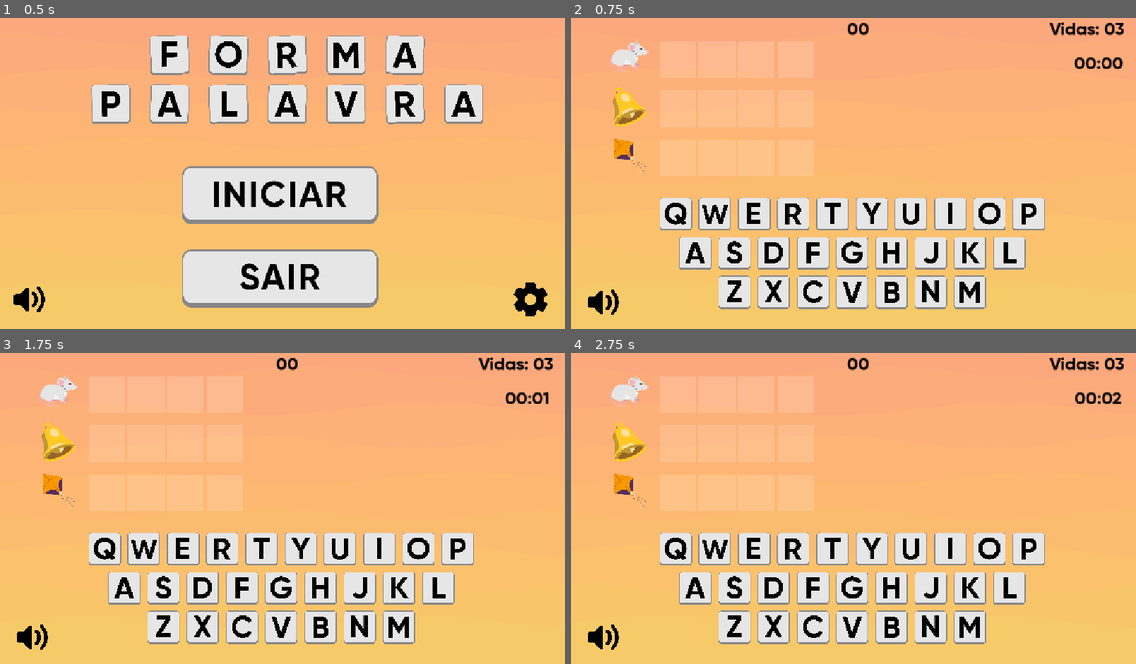
Above: before the commit, frames 1-4 (two rows, left to right).
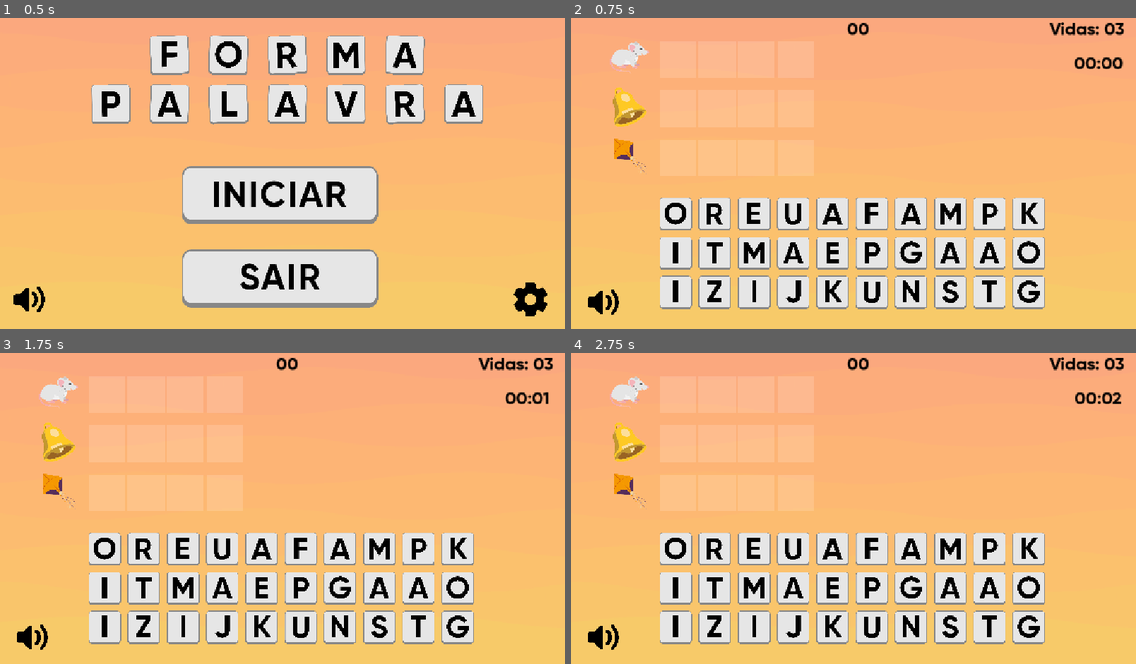
Above: after the commit, the same moments.

Repository: pinhorenan/letramania
Game: Godot game, scene res://scenes/menu.tscn
Same seed, same stepped clock (60 frames per second), same inputs: the game is played once before the commit and once after it.
Inputs (mouse positions are in pixels of both pictures, inside the frame that each line leads up to):
- Up to frame 1 (0.5 s): no input
- Up to frame 2 (0.75 s): click (847, 195) at 0.5 s
- Up to frame 3 (1.75 s): click (124, 589) at 1.27 s
- Up to frame 4 (2.75 s): click (893, 626) at 2.02 s

Frame 1 is identical in both runs. In frame 2, 11% of the frame differs, in the area x 15-84%, y 59-94%; in frame 3, 11%; in frame 4, 11%.

Commit message:
letras geradas aleatoriamente
Agora, ao invés de um teclado qwerty, as letras na tela são geradas aleatoriamente (com exceção das letras necessárias para completar as palavras) e embaralhadas

Diff:
--- a/project.godot
+++ b/project.godot
@@ -12,7 +12,7 @@
 
 config/name="Forma Palavra"
 run/main_scene="res://scenes/menu.tscn"
-config/features=PackedStringArray("4.4", "Mobile")
+config/features=PackedStringArray("4.3", "Mobile")
 config/icon="res://recursos/letras/p.png"
 
 [audio]
--- a/scenes/game.tscn
+++ b/scenes/game.tscn
@@ -1,16 +1,17 @@
-[gd_scene load_steps=36 format=3 uid="uid://khsg2ndeh4xi"]
+[gd_scene load_steps=37 format=3 uid="uid://khsg2ndeh4xi"]
 
 [ext_resource type="Texture2D" uid="uid://bm2k102hr7l15" path="res://recursos/background.png" id="1_itbuk"]
-[ext_resource type="Script" uid="uid://dbe0sxw4gurj2" path="res://scripts/game/ocupado.gd" id="2_0v8sj"]
-[ext_resource type="Script" uid="uid://dymwyinhnvnoy" path="res://scripts/game/area_colisao.gd" id="2_65ee8"]
-[ext_resource type="Script" uid="uid://dgqjnibp70508" path="res://scripts/game/botoesGame.gd" id="2_75y6d"]
-[ext_resource type="Script" uid="uid://bbs6c0p3xusfd" path="res://scripts/game/arrastar.gd" id="3_s6wji"]
+[ext_resource type="Script" path="res://scripts/game/ocupado.gd" id="2_0v8sj"]
+[ext_resource type="Script" path="res://scripts/game/area_colisao.gd" id="2_65ee8"]
+[ext_resource type="Script" path="res://scripts/game/botoesGame.gd" id="2_75y6d"]
+[ext_resource type="Script" path="res://scripts/game/arrastar.gd" id="3_s6wji"]
 [ext_resource type="Texture2D" uid="uid://c5qjutpc0vobl" path="res://recursos/letras/a.png" id="4_75olx"]
 [ext_resource type="Texture2D" uid="uid://dwksg8fcc1hcb" path="res://recursos/letras/b.png" id="6_f7p2w"]
-[ext_resource type="Script" uid="uid://d1i4rpl6mk0ig" path="res://scripts/game/gaps.gd" id="6_sg7ji"]
+[ext_resource type="Script" path="res://scripts/game/gaps.gd" id="6_sg7ji"]
 [ext_resource type="Texture2D" uid="uid://cu8wnnoduap2l" path="res://recursos/letras/c.png" id="7_uss7y"]
 [ext_resource type="Texture2D" uid="uid://b56n6qyo6l51j" path="res://recursos/letras/d.png" id="8_f36fc"]
 [ext_resource type="Texture2D" uid="uid://dxrnorqouoanp" path="res://recursos/letras/e.png" id="9_isedl"]
+[ext_resource type="Script" path="res://scenes/keyboard.gd" id="9_sll30"]
 [ext_resource type="Texture2D" uid="uid://c81ntatbx84im" path="res://recursos/letras/f.png" id="10_obdsf"]
 [ext_resource type="Texture2D" uid="uid://cnh4rfa0y7nep" path="res://recursos/letras/g.png" id="11_m2kqo"]
 [ext_resource type="Texture2D" uid="uid://dc1tx6niopean" path="res://recursos/letras/h.png" id="12_p8qqq"]
@@ -102,14 +103,15 @@
 anchor_bottom = 1.0
 grow_horizontal = 2
 grow_vertical = 0
+script = ExtResource("9_sll30")
 
 [node name="A" type="Button" parent="Control/Letras"]
 custom_minimum_size = Vector2(75, 75)
 layout_mode = 0
-offset_left = 215.0
-offset_top = 450.0
-offset_right = 290.0
-offset_bottom = 525.0
+offset_left = -1018.0
+offset_top = 315.0
+offset_right = -943.0
+offset_bottom = 390.0
 focus_mode = 0
 icon = ExtResource("4_75olx")
 flat = true
@@ -119,10 +121,10 @@
 [node name="B" type="Button" parent="Control/Letras"]
 custom_minimum_size = Vector2(75, 75)
 layout_mode = 0
-offset_left = 615.0
-offset_top = 530.0
-offset_right = 690.0
-offset_bottom = 605.0
+offset_left = -618.0
+offset_top = 395.0
+offset_right = -543.0
+offset_bottom = 470.0
 focus_mode = 0
 icon = ExtResource("6_f7p2w")
 flat = true
@@ -132,10 +134,10 @@
 [node name="C" type="Button" parent="Control/Letras"]
 custom_minimum_size = Vector2(75, 75)
 layout_mode = 0
-offset_left = 455.0
-offset_top = 530.0
-offset_right = 530.0
-offset_bottom = 605.0
+offset_left = -778.0
+offset_top = 395.0
+offset_right = -703.0
+offset_bottom = 470.0
 focus_mode = 0
 icon = ExtResource("7_uss7y")
 flat = true
@@ -145,10 +147,10 @@
 [node name="D" type="Button" parent="Control/Letras"]
 custom_minimum_size = Vector2(75, 75)
 layout_mode = 0
-offset_left = 375.0
-offset_top = 450.0
-offset_right = 450.0
-offset_bottom = 525.0
+offset_left = -858.0
+offset_top = 315.0
+offset_right = -783.0
+offset_bottom = 390.0
 focus_mode = 0
 icon = ExtResource("8_f36fc")
 flat = true
@@ -158,10 +160,10 @@
 [node name="E" type="Button" parent="Control/Letras"]
 custom_minimum_size = Vector2(75, 75)
 layout_mode = 0
-offset_left = 335.0
-offset_top = 370.0
-offset_right = 410.0
-offset_bottom = 445.0
+offset_left = -898.0
+offset_top = 235.0
+offset_right = -823.0
+offset_bottom = 310.0
 focus_mode = 0
 icon = ExtResource("9_isedl")
 flat = true
@@ -171,10 +173,10 @@
 [node name="F" type="Button" parent="Control/Letras"]
 custom_minimum_size = Vector2(75, 75)
 layout_mode = 0
-offset_left = 455.0
-offset_top = 450.0
-offset_right = 530.0
-offset_bottom = 525.0
+offset_left = -778.0
+offset_top = 315.0
+offset_right = -703.0
+offset_bottom = 390.0
 focus_mode = 0
 icon = ExtResource("10_obdsf")
 flat = true
@@ -184,10 +186,10 @@
 [node name="G" type="Button" parent="Control/Letras"]
 custom_minimum_size = Vector2(75, 75)
 layout_mode = 0
-offset_left = 535.0
-offset_top = 450.0
-offset_right = 610.0
-offset_bottom = 525.0
+offset_left = -698.0
+offset_top = 315.0
+offset_right = -623.0
+offset_bottom = 390.0
 focus_mode = 0
 icon = ExtResource("11_m2kqo")
 flat = true
@@ -197,10 +199,10 @@
 [node name="H" type="Button" parent="Control/Letras"]
 custom_minimum_size = Vector2(75, 75)
 layout_mode = 0
-offset_left = 615.0
-offset_top = 450.0
-offset_right = 690.0
-offset_bottom = 525.0
+offset_left = -618.0
+offset_top = 315.0
+offset_right = -543.0
+offset_bottom = 390.0
 focus_mode = 0
 icon = ExtResource("12_p8qqq")
 flat = true
@@ -210,10 +212,10 @@
 [node name="I" type="Button" parent="Control/Letras"]
 custom_minimum_size = Vector2(75, 75)
 layout_mode = 0
-offset_left = 735.0
-offset_top = 370.0
-offset_right = 810.0
-offset_bottom = 445.0
+offset_left = -498.0
+offset_top = 235.0
+offset_right = -423.0
+offset_bottom = 310.0
 focus_mode = 0
 icon = ExtResource("13_62enl")
 flat = true
@@ -223,10 +225,10 @@
 [node name="J" type="Button" parent="Control/Letras"]
 custom_minimum_size = Vector2(75, 75)
 layout_mode = 0
-offset_left = 695.0
-offset_top = 450.0
-offset_right = 770.0
-offset_bottom = 525.0
+offset_left = -538.0
+offset_top = 315.0
+offset_right = -463.0
+offset_bottom = 390.0
 focus_mode = 0
 icon = ExtResource("14_ferq6")
 flat = true
@@ -236,10 +238,10 @@
 [node name="L" type="Button" parent="Control/Letras"]
 custom_minimum_size = Vector2(75, 75)
 layout_mode = 0
-offset_left = 855.0
-offset_top = 450.0
-offset_right = 930.0
-offset_bottom = 525.0
+offset_left = -378.0
+offset_top = 315.0
+offset_right = -303.0
+offset_bottom = 390.0
 focus_mode = 0
 icon = ExtResource("15_e86ls")
 flat = true
@@ -249,10 +251,10 @@
 [node name="M" type="Button" parent="Control/Letras"]
 custom_minimum_size = Vector2(75, 75)
 layout_mode = 0
-offset_left = 775.0
-offset_top = 530.0
-offset_right = 850.0
-offset_bottom = 605.0
+offset_left = -458.0
+offset_top = 395.0
+offset_right = -383.0
+offset_bottom = 470.0
 focus_mode = 0
 icon = ExtResource("16_vnwhf")
 flat = true
@@ -262,10 +264,10 @@
 [node name="N" type="Button" parent="Control/Letras"]
 custom_minimum_size = Vector2(75, 75)
 layout_mode = 0
-offset_left = 695.0
-offset_top = 530.0
-offset_right = 770.0
-offset_bottom = 605.0
+offset_left = -538.0
+offset_top = 395.0
+offset_right = -463.0
+offset_bottom = 470.0
 focus_mode = 0
 icon = ExtResource("17_i0iox")
 flat = true
@@ -275,10 +277,10 @@
 [node name="O" type="Button" parent="Control/Letras"]
 custom_minimum_size = Vector2(75, 75)
 layout_mode = 0
-offset_left = 815.0
-offset_top = 370.0
-offset_right = 890.0
-offset_bottom = 445.0
+offset_left = -418.0
+offset_top = 235.0
+offset_right = -343.0
+offset_bottom = 310.0
 focus_mode = 0
 icon = ExtResource("18_qv8pp")
 flat = true
@@ -288,10 +290,10 @@
 [node name="P" type="Button" parent="Control/Letras"]
 custom_minimum_size = Vector2(75, 75)
 layout_mode = 0
-offset_left = 895.0
-offset_top = 370.0
-offset_right = 970.0
-offset_bottom = 445.0
+offset_left = -338.0
+offset_top = 235.0
+offset_right = -263.0
+offset_bottom = 310.0
 focus_mode = 0
 icon = ExtResource("19_yhylh")
 flat = true
@@ -301,10 +303,10 @@
 [node name="Q" type="Button" parent="Control/Letras"]
 custom_minimum_size = Vector2(75, 75)
 layout_mode = 0
-offset_left = 175.0
-offset_top = 370.0
-offset_right = 250.0
-offset_bottom = 445.0
+offset_left = -1058.0
+offset_top = 235.0
+offset_right = -983.0
+offset_bottom = 310.0
 focus_mode = 0
 icon = ExtResource("20_nru7l")
 flat = true
@@ -314,10 +316,10 @@
 [node name="R" type="Button" parent="Control/Letras"]
 custom_minimum_size = Vector2(75, 75)
 layout_mode = 0
-offset_left = 415.0
-offset_top = 370.0
-offset_right = 490.0
-offset_bottom = 445.0
+offset_left = -818.0
+offset_top = 235.0
+offset_right = -743.0
+offset_bottom = 310.0
 focus_mode = 0
 icon = ExtResource("21_8cf0q")
 flat = true
@@ -327,10 +329,10 @@
 [node name="S" type="Button" parent="Control/Letras"]
 custom_minimum_size = Vector2(75, 75)
 layout_mode = 0
-offset_left = 295.0
-offset_top = 450.0
-offset_right = 370.0
-offset_bottom = 525.0
+offset_left = -938.0
+offset_top = 315.0
+offset_right = -863.0
+offset_bottom = 390.0
 focus_mode = 0
 icon = ExtResource("22_yex56")
 flat = true
@@ -340,10 +342,10 @@
 [node name="T" type="Button" parent="Control/Letras"]
 custom_minimum_size = Vector2(75, 75)
 layout_mode = 0
-offset_left = 495.0
-offset_top = 370.0
-offset_right = 570.0
-offset_bottom = 445.0
+offset_left = -738.0
+offset_top = 235.0
+offset_right = -663.0
+offset_bottom = 310.0
 focus_mode = 0
 icon = ExtResource("23_fud1g")
 flat = true
@@ -353,10 +355,10 @@
 [node name="U" type="Button" parent="Control/Letras"]
 custom_minimum_size = Vector2(75, 75)
 layout_mode = 0
-offset_left = 655.0
-offset_top = 370.0
-offset_right = 730.0
-offset_bottom = 445.0
+offset_left = -578.0
+offset_top = 235.0
+offset_right = -503.0
+offset_bottom = 310.0
 focus_mode = 0
 icon = ExtResource("24_avysu")
 flat = true
@@ -366,10 +368,10 @@
 [node name="V" type="Button" parent="Control/Letras"]
 custom_minimum_size = Vector2(75, 75)
 layout_mode = 0
-offset_left = 535.0
-offset_top = 530.0
-offset_right = 610.0
-offset_bottom = 605.0
+offset_left = -698.0
+offset_top = 395.0
+offset_right = -623.0
+offset_bottom = 470.0
 focus_mode = 0
 icon = ExtResource("25_mq4gg")
 flat = true
@@ -379,10 +381,10 @@
 [node name="K" type="Button" parent="Control/Letras"]
 custom_minimum_size = Vector2(75, 75)
 layout_mode = 0
-offset_left = 775.0
-offset_top = 450.0
-offset_right = 850.0
-offset_bottom = 525.0
+offset_left = -458.0
+offset_top = 315.0
+offset_right = -383.0
+offset_bottom = 390.0
 focus_mode = 0
 icon = ExtResource("27_toop0")
 flat = true
@@ -392,10 +394,10 @@
 [node name="W" type="Button" parent="Control/Letras"]
 custom_minimum_size = Vector2(75, 75)
 layout_mode = 0
-offset_left = 255.0
-offset_top = 370.0
-offset_right = 330.0
-offset_bottom = 445.0
+offset_left = -978.0
+offset_top = 235.0
+offset_right = -903.0
+offset_bottom = 310.0
 focus_mode = 0
 icon = ExtResource("28_k5ttn")
 flat = true
@@ -405,10 +407,10 @@
 [node name="Y" type="Button" parent="Control/Letras"]
 custom_minimum_size = Vector2(75, 75)
 layout_mode = 0
-offset_left = 575.0
-offset_top = 370.0
-offset_right = 650.0
-offset_bottom = 445.0
+offset_left = -658.0
+offset_top = 235.0
+offset_right = -583.0
+offset_bottom = 310.0
 focus_mode = 0
 icon = ExtResource("29_t5wpc")
 flat = true
@@ -418,10 +420,10 @@
 [node name="Z" type="Button" parent="Control/Letras"]
 custom_minimum_size = Vector2(75, 75)
 layout_mode = 0
-offset_left = 295.0
-offset_top = 530.0
-offset_right = 370.0
-offset_bottom = 605.0
+offset_left = -938.0
+offset_top = 395.0
+offset_right = -863.0
+offset_bottom = 470.0
 focus_mode = 0
 icon = ExtResource("30_631hs")
 flat = true
@@ -431,10 +433,10 @@
 [node name="X" type="Button" parent="Control/Letras"]
 custom_minimum_size = Vector2(75, 75)
 layout_mode = 0
-offset_left = 375.0
-offset_top = 530.0
-offset_right = 450.0
-offset_bottom = 605.0
+offset_left = -858.0
+offset_top = 395.0
+offset_right = -783.0
+offset_bottom = 470.0
 focus_mode = 0
 icon = ExtResource("31_fwf74")
 flat = true
--- /dev/null
+++ b/scenes/keyboard.gd
@@ -0,0 +1,57 @@
+extends Control
+
+var alphabet = ["A", "B", "C", "D", "E", "F", "G", "H", "I", "J", "K", "L", "M", "N", "O", "P", "Q",
+"R", "S", "T", "U", "V", "W", "X", "Y", "Z"] # Provavelmente há solução melhor mas vai ser isso por enquanto.
+var key_list = []
+
+func spawn_keys(word_list) -> void:
+	var rng = RandomNumberGenerator.new();
+	var idx # variável que receberá os indíces gerados aleatoriamente
+	var letter_name
+	var letter_node
+	var x = 175
+	var y = 370
+	var letters_parent_path = "/root/Node2D/Control/Letras/"
+	rng.randomize()
+
+	for word in word_list:
+		for l in word: # fazendo a busca de cada letra em cada palavra
+			letter_name = l[1]
+			letter_node = get_node(letters_parent_path + letter_name).duplicate()
+			add_child(letter_node)
+			letter_node.letter_name = letter_name
+			key_list.append(letter_node) # adicionando à lista de letras do teclado que será gerado futuramente
+
+	while len(key_list) != 30:
+		idx = rng.randi_range(0, 25)
+		letter_name = alphabet[idx]
+		letter_node = get_node(letters_parent_path + letter_name).duplicate()
+		add_child(letter_node)
+		letter_node.letter_name = letter_name
+		key_list.append(letter_node) # adicionando letras aleatórias
+
+	for l in key_list:
+		print(l)
+	key_list.shuffle()
+	for l in key_list:
+		print(l)
+
+	for l in key_list:
+		if x == 975:
+			x = 175
+			y += 80
+		l.position = Vector2(x, y)
+		l.original_position = l.position
+		x += 80
+
+
+# Called when the node enters the scene tree for the first time.
+func _ready() -> void:
+	#pass # Replace with function body.
+	var lacunas = get_node("/root/Node2D/Control/Lacunas")
+	spawn_keys(lacunas.selected_words)
+
+
+# Called every frame. 'delta' is the elapsed time since the previous frame.
+func _process(delta: float) -> void:
+	pass
--- a/scripts/game/arrastar.gd
+++ b/scripts/game/arrastar.gd
@@ -6,9 +6,10 @@
 var current_snap_area: Node = null
 var current_snap_area_letter
 var is_snapped := false  # Indica se a letra está encaixada
+var letter_name
 
 func _ready():
-	original_position = position
+	pass
 
 func _gui_input(event: InputEvent) -> void:
 	#<<<<<<< HEAD
@@ -24,7 +25,7 @@
 			offset = get_local_mouse_position()
 		else:  # Botão solto
 			is_dragging = false
-			if current_snap_area and not current_snap_area.is_occupied and current_snap_area_letter == self.name:
+			if current_snap_area and not current_snap_area.is_occupied and current_snap_area_letter == letter_name:
 				# Cria um novo botão para preencher a área
 				var new_button = duplicate()
 
--- a/scripts/game/gaps.gd
+++ b/scripts/game/gaps.gd
@@ -56,7 +56,19 @@
 			add_child(draggable)
 			draggable.position = Vector2(x + (n * 80), y_positions[i])
 
-		print("Palavra ", i + 1, ": ", word_str, " | Imagem: ", word_data["image"])
+func verify_gaps() ->bool:
+	var completed = true
+	for w in selected_words:
+		for l in w:
+			print(l)
+			if not(l[0].is_occupied):
+				completed = false
+				break
+	return completed
 
 func _ready() -> void:
+	var completed = false
 	set_gaps(4)
+	#while not(completed):
+	#	completed = verify_gaps()
+	#set_gaps(4)
Not shown, changed: recursos/musicas e fontes/Gilroy-Black.ttf.import
Not shown, changed: recursos/musicas e fontes/Gilroy-Bold.ttf.import
Not shown, changed: recursos/musicas e fontes/Gilroy-Medium.ttf.import
Not shown, changed: recursos/musicas e fontes/Gilroy-Regular.ttf.import
Not shown: 1 places in scenes/game.tscn that only renumber resources
Not shown: 2 places in scenes/menu.tscn that only renumber resources
